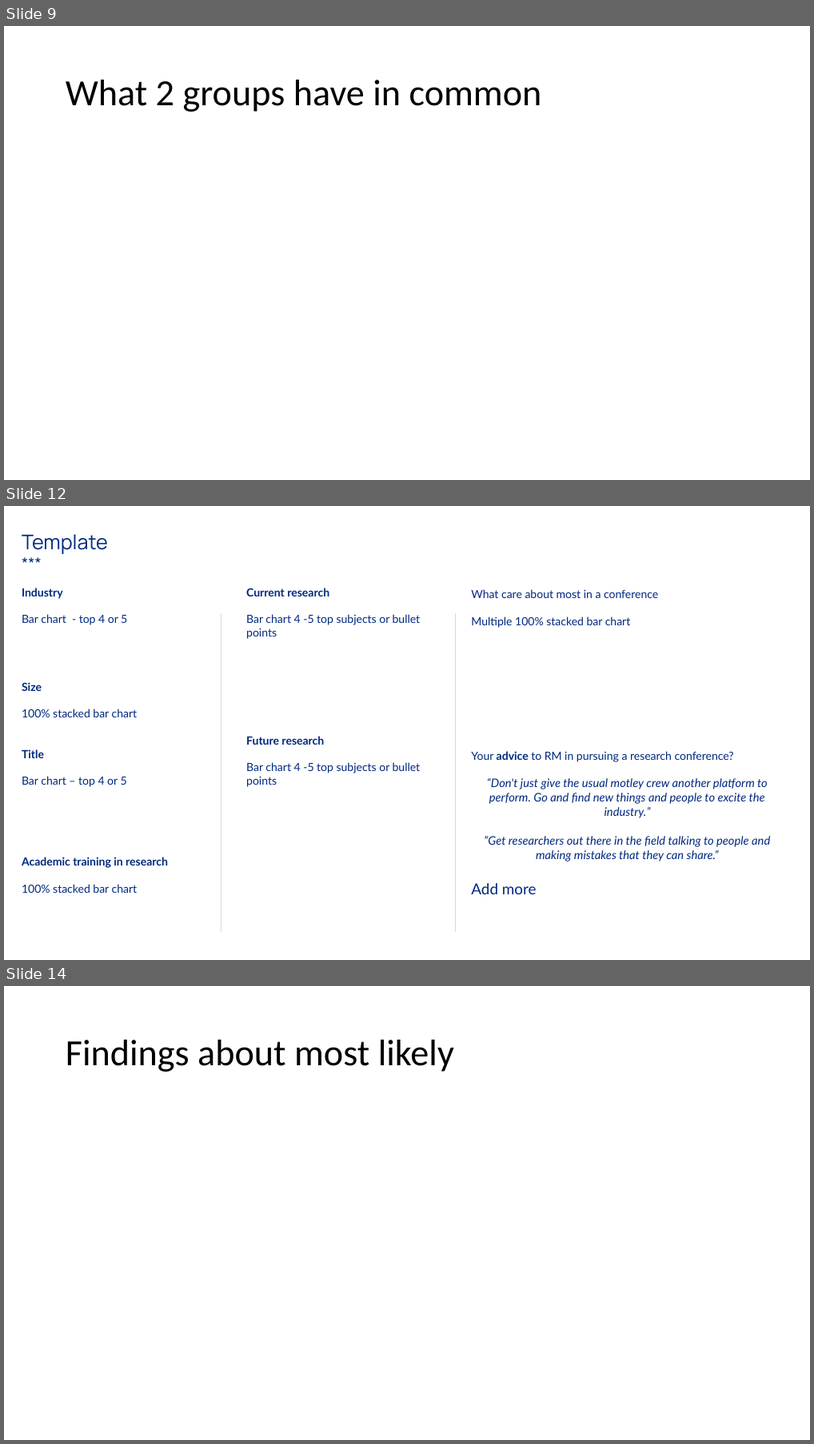
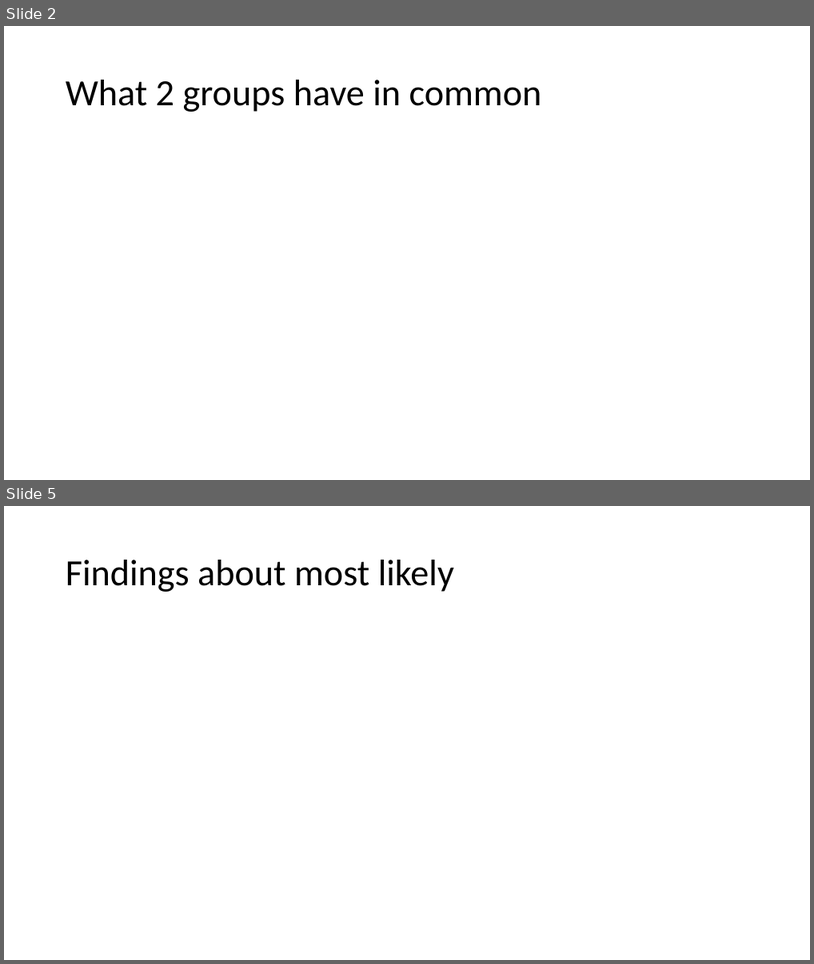
Before and after one commit to PersonaPredicta/Survey_Says..., a slide deck: New_personas.pptx. Shown one above the other, each under a label of ours: slides 9, 12 and 14 before the commit, slides 2 and 5 after it; the slides between them are not shown. The pictures are 814x1444 and 814x964 pixels, drawn with LibreOffice and Linux fonts; fonts in the diff are those of the drawing. Boxes give left, top, right and bottom in pixels: in the first picture for what was removed or moved away, otherwise in the second. Text is boxed around its words. In the diff, an @@ line names an element or a change of style, - is before the commit and + after.

Commit message:
added viz charts

```diff
--- a/New_personas.pptx
+++ b/New_personas.pptx
@@ slide 12 removed at (4, 506, 810, 960), background #FFFFFF @@
@@ text removed at (22, 534, 108, 554) @@
-Template
-***
@@ text removed at (22, 588, 168, 892) @@
-Industry
-Bar chart - top 4 or 5
-Size
-100% stacked bar chart
-Title
-Bar chart – top 4 or 5
-Academic training in research
-100% stacked bar chart
@@ text removed at (246, 588, 421, 787) @@
-Current research
-Bar chart 4 -5 top subjects or bullet points
-Future research
-Bar chart 4 -5 top subjects or bullet points
@@ text removed at (471, 589, 770, 894) @@
-What care about most in a conference
-Multiple 100% stacked bar chart
-Your advice to RM in pursuing a research conference?
-“Don't just give the usual motley crew another platform to perform. Go and find new things and people to excite the industry.”
-“Get researchers out there in the field talking to people and making mistakes that they can share.”
-Add more
@@ line removed from (221, 614) to (221, 932) @@
@@ line removed from (455, 614) to (455, 932) @@
@@ what was slide 9 is now slide 2 @@
@@ what was slide 14 is now slide 5 @@
```
Also in this commit, not shown: 3 slides changed, 9 other slides removed.
